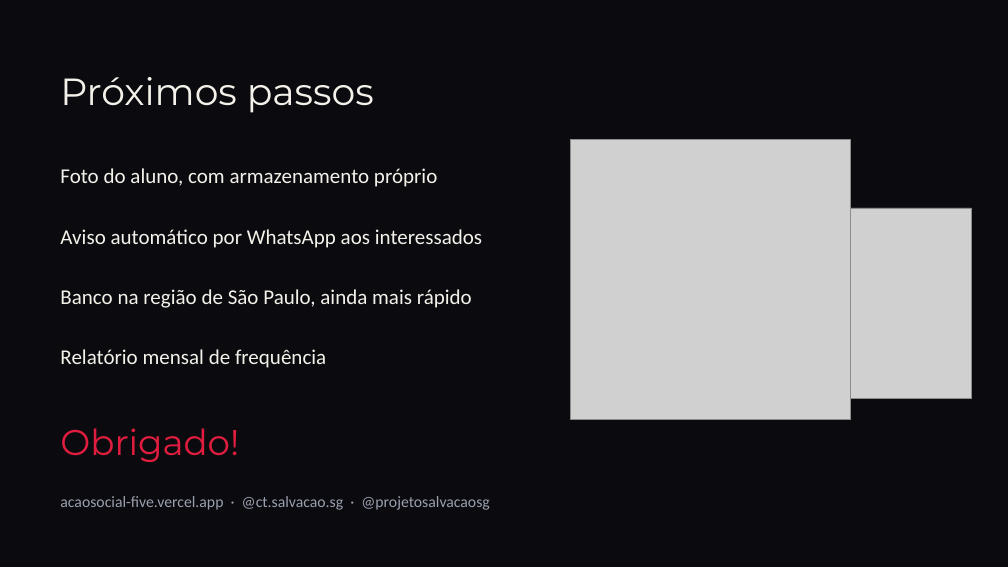
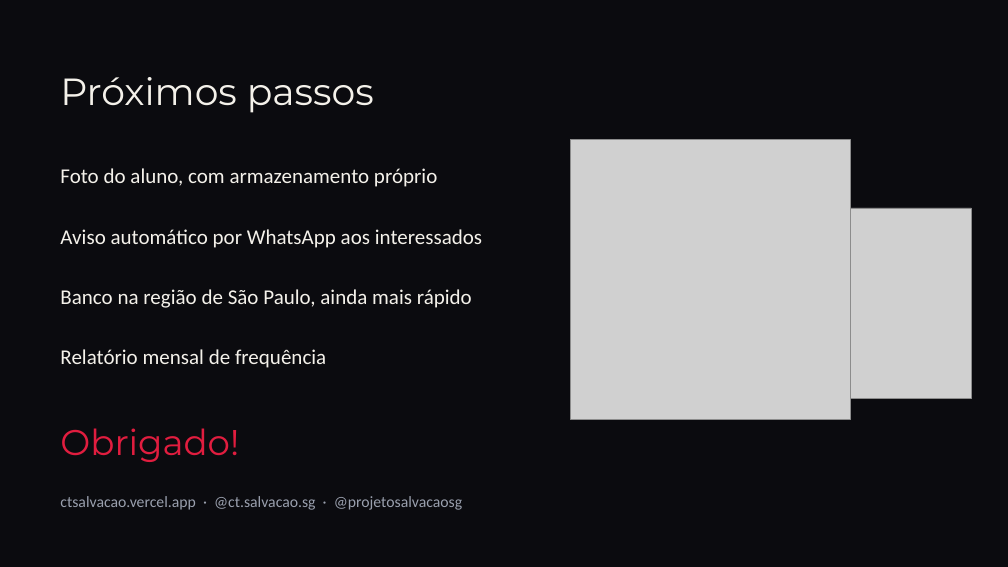
Before and after one commit to kaiozxs/acaosocial, a slide deck: slide 10 of docs/apresentacao-projeto-salvacao.pptx. Drawn at 1008x567 pixels with LibreOffice and Linux fonts; fonts in the diff are those of the drawing; grey boxes stand for pictures. Boxes give left, top, right and bottom in pixels: in the first picture for what was removed or moved away, otherwise in the second. Text is boxed around its words. In the diff, an @@ line names an element or a change of style, - is before the commit and + after.

```diff
--- a/docs/apresentacao-projeto-salvacao.pptx
+++ b/docs/apresentacao-projeto-salvacao.pptx
@@ text at <box>60,496,462,510</box>: text changed @@
-acaosocial-five.vercel.app · @ct.salvacao.sg · @projetosalvacaosg
+ctsalvacao.vercel.app · @ct.salvacao.sg · @projetosalvacaosg
```
Also in this commit, not shown: 2 other files.
